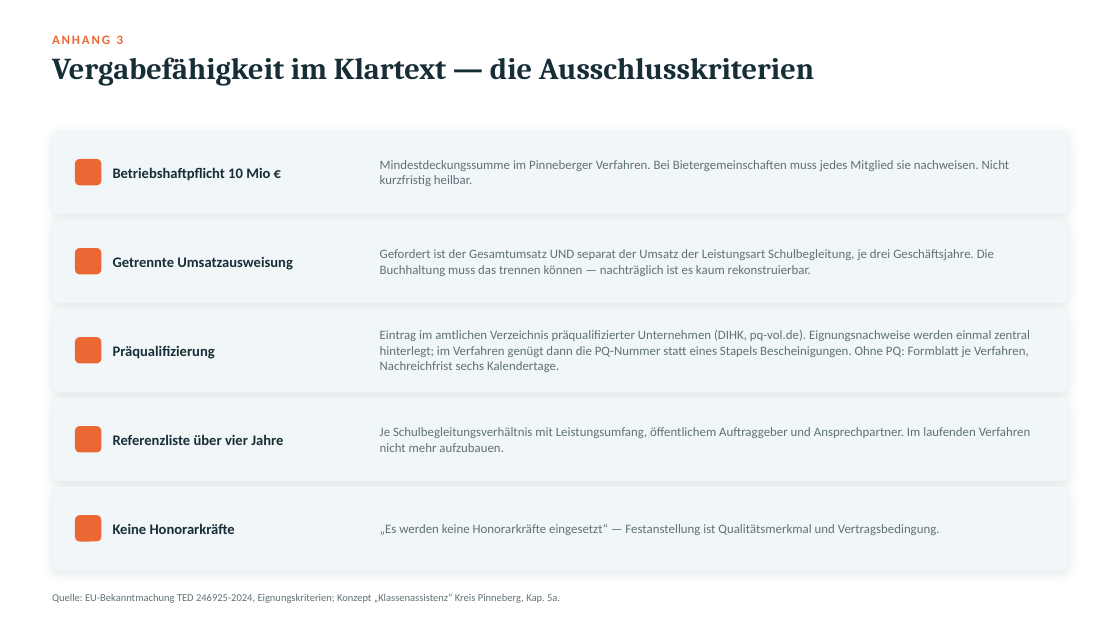
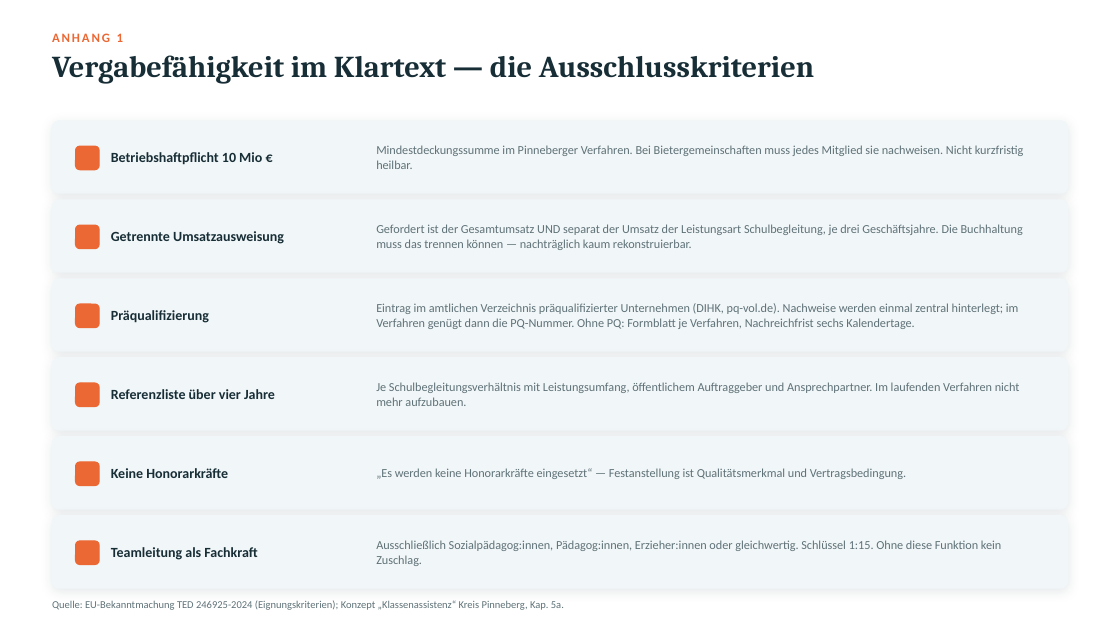
Before and after one commit to findingNemo0o0/repository, a slide deck: slide 7 of praesentation/SKP-Marktanalyse-Schulbegleitung.pptx (slide 18 before the commit). Drawn at 1120x630 pixels with LibreOffice and Linux fonts; fonts in the diff are those of the drawing. Boxes give left, top, right and bottom in pixels: in the first picture for what was removed or moved away, otherwise in the second. Text is boxed around its words. In the diff, an @@ line names an element or a change of style, - is before the commit and + after.

```diff
--- a/praesentation/SKP-Marktanalyse-Schulbegleitung.pptx
+++ b/praesentation/SKP-Marktanalyse-Schulbegleitung.pptx
@@ text at (x1=52, y1=33, x2=123, y2=42): text changed @@
-ANHANG 3
+ANHANG 1
@@ rounded rectangle resized from (x1=52, y1=131, x2=1068, y2=213) to (x1=52, y1=121, x2=1068, y2=193) @@
@@ rounded rectangle moved from (x1=76, y1=160, x2=101, y2=185) to (x1=76, y1=146, x2=99, y2=170) @@
@@ text "Betriebshaftpflicht 10 Mio €" moved from (x1=113, y1=167, x2=270, y2=181) to (x1=111, y1=152, x2=262, y2=165) @@
@@ text "Mindestdeckungssumme im Pinneberger Verfahren. Bei ..." moved from (x1=380, y1=160, x2=1010, y2=186) to (x1=376, y1=145, x2=1024, y2=169) @@
@@ rounded rectangle resized from (x1=52, y1=220, x2=1068, y2=302) to (x1=52, y1=200, x2=1068, y2=272) @@
@@ text "Getrennte Umsatzausweisung" moved from (x1=113, y1=257, x2=293, y2=270) to (x1=111, y1=231, x2=284, y2=244) @@
@@ rounded rectangle moved from (x1=76, y1=249, x2=101, y2=274) to (x1=76, y1=225, x2=99, y2=249) @@
@@ text at (x1=376, y1=224, x2=1023, y2=250): text changed; size 11 to 10.5 pt @@
-Gefordert ist der Gesamtumsatz UND separat der Umsatz der Leistungsart Schulbegleitung, je drei Geschäftsjahre. Die Buchhaltung muss das trennen können — nachträglich ist es kaum rekonstruierbar.
+Gefordert ist der Gesamtumsatz UND separat der Umsatz der Leistungsart Schulbegleitung, je drei Geschäftsjahre. Die Buchhaltung muss das trennen können — nachträglich kaum rekonstruierbar.
@@ rounded rectangle resized from (x1=52, y1=309, x2=1068, y2=392) to (x1=52, y1=279, x2=1068, y2=351) @@
@@ text "Präqualifizierung" moved from (x1=113, y1=345, x2=215, y2=359) to (x1=111, y1=310, x2=209, y2=323) @@
@@ rounded rectangle moved from (x1=76, y1=338, x2=101, y2=363) to (x1=76, y1=304, x2=99, y2=328) @@
@@ text at (x1=376, y1=303, x2=1019, y2=329): text changed; size 11 to 10.5 pt @@
-Eintrag im amtlichen Verzeichnis präqualifizierter Unternehmen (DIHK, pq-vol.de). Eignungsnachweise werden einmal zentral hinterlegt; im Verfahren genügt dann die PQ-Nummer statt eines Stapels Bescheinigungen. Ohne PQ: Formblatt je Verfahren, Nachreichfrist sechs Kalendertage.
+Eintrag im amtlichen Verzeichnis präqualifizierter Unternehmen (DIHK, pq-vol.de). Nachweise werden einmal zentral hinterlegt; im Verfahren genügt dann die PQ-Nummer. Ohne PQ: Formblatt je Verfahren, Nachreichfrist sechs Kalendertage.
@@ rounded rectangle added at (x1=52, y1=358, x2=1068, y2=430), fill #F1F6F8, outline #F1F6F8 1 pt @@
@@ rounded rectangle added at (x1=76, y1=383, x2=99, y2=407), fill #EB6834, outline #EB6834 1 pt @@
@@ text "Referenzliste über vier Jahre" moved from (x1=113, y1=434, x2=283, y2=445) to (x1=111, y1=389, x2=275, y2=399) @@
@@ text "Je Schulbegleitungsverhältnis mit Leistungsumfang, öffentlic ..." moved from (x1=380, y1=427, x2=1031, y2=452) to (x1=376, y1=382, x2=1020, y2=406) @@
@@ rounded rectangle resized from (x1=52, y1=398, x2=1068, y2=481) to (x1=52, y1=437, x2=1068, y2=509) @@
@@ size 12.5 to 12 pt in 5 elements at (x1=111, y1=152, x2=262, y2=165), (x1=111, y1=231, x2=284, y2=244), (x1=111, y1=310, x2=209, y2=323), (x1=111, y1=389, x2=275, y2=399), (x1=111, y1=468, x2=228, y2=478) @@
@@ text "Keine Honorarkräfte" moved from (x1=113, y1=523, x2=235, y2=534) to (x1=111, y1=468, x2=228, y2=478) @@
@@ size 11 to 10.5 pt in 3 elements at (x1=376, y1=145, x2=1024, y2=169), (x1=376, y1=382, x2=1020, y2=406), (x1=376, y1=468, x2=906, y2=479) @@
@@ text "„Es werden keine Honorarkräfte eingesetzt“ ..." moved from (x1=380, y1=524, x2=940, y2=535) to (x1=376, y1=468, x2=906, y2=479) @@
@@ proportions changed in 10 elements at (x1=52, y1=121, x2=1068, y2=193), (x1=76, y1=146, x2=99, y2=170), (x1=52, y1=516, x2=1068, y2=588), (x1=52, y1=200, x2=1068, y2=272), (x1=76, y1=225, x2=99, y2=249), (x1=76, y1=541, x2=99, y2=565), (x1=52, y1=437, x2=1068, y2=509), (x1=52, y1=279, x2=1068, y2=351), (x1=76, y1=304, x2=99, y2=328), (x1=76, y1=462, x2=99, y2=486) @@
@@ rounded rectangle moved from (x1=76, y1=427, x2=101, y2=452) to (x1=76, y1=462, x2=99, y2=486) @@
@@ rounded rectangle resized from (x1=52, y1=487, x2=1068, y2=570) to (x1=52, y1=516, x2=1068, y2=588) @@
@@ rounded rectangle moved from (x1=76, y1=516, x2=101, y2=541) to (x1=76, y1=541, x2=99, y2=565) @@
@@ text added at (x1=111, y1=547, x2=257, y2=560), 12 pt, text #182E36, bold @@
+Teamleitung als Fachkraft
@@ text added at (x1=376, y1=540, x2=1001, y2=566), 10.5 pt, text #5F7278 @@
+Ausschließlich Sozialpädagog:innen, Pädagog:innen, Erzieher:innen oder gleichwertig. Schlüssel 1:15. Ohne diese Funktion kein Zuschlag.
@@ text at (x1=52, y1=600, x2=564, y2=610): text changed @@
-Quelle: EU-Bekanntmachung TED 246925-2024, Eignungskriterien; Konzept „Klassenassistenz“ Kreis Pinneberg, Kap. 5a.
+Quelle: EU-Bekanntmachung TED 246925-2024 (Eignungskriterien); Konzept „Klassenassistenz“ Kreis Pinneberg, Kap. 5a.
```
Also in this commit, not shown: 5 other slides changed, 2 slides added, 13 slides removed, 2 other files.
